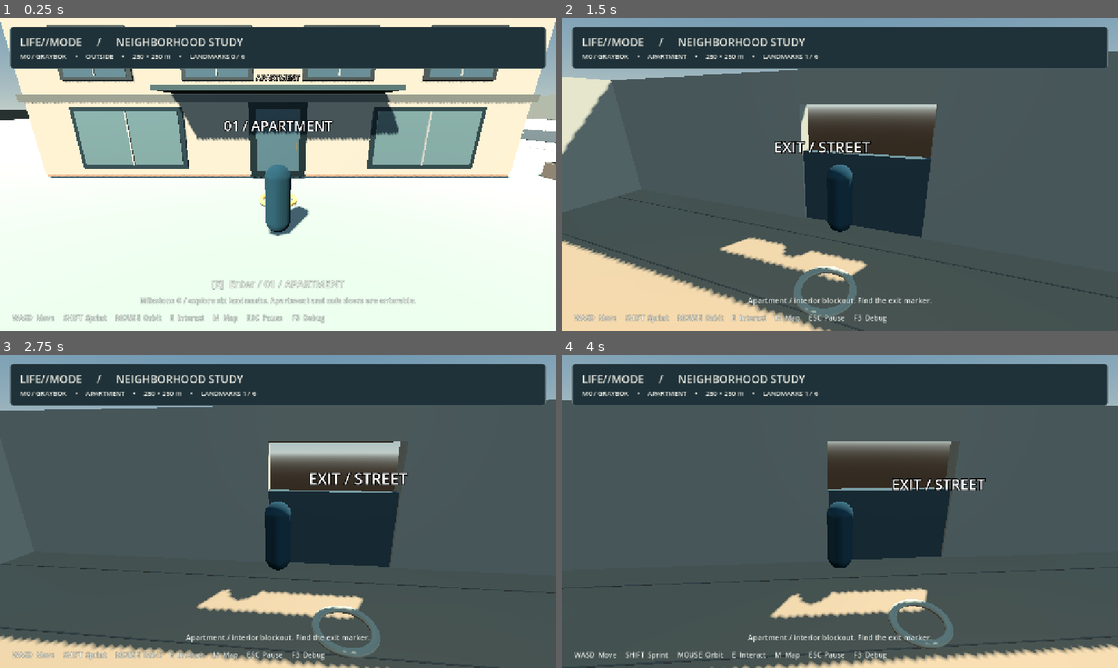
Above: before the commit, frames 1-4 (two rows, left to right).
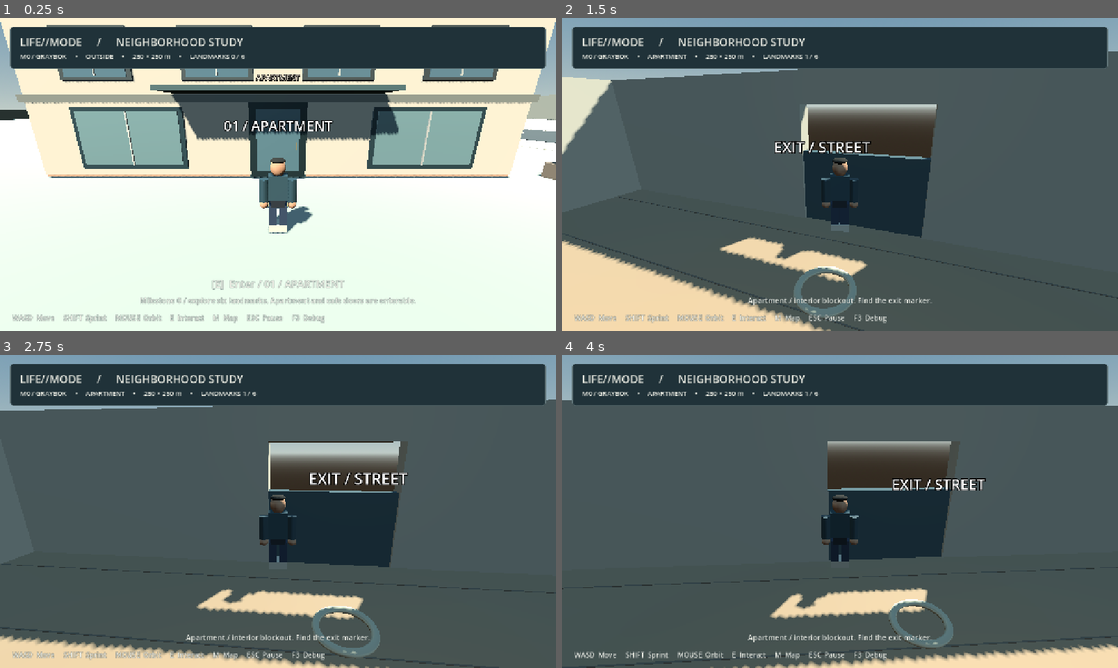
Above: after the commit, the same moments.

Repository: GarciJac000/Life-Simultor-
Game: Godot game, scene res://scenes/boot.tscn
The game is run twice, just before and just after one commit, with the same random seed, the same clock (stepped at 60 frames per second) and the same inputs.
Inputs (mouse positions are in pixels of both pictures, inside the frame that each line leads up to):
- Up to frame 1 (0.25 s): no input
- Up to frame 2 (1.5 s): tap Enter at 0.5 s; move the mouse to (867, 174) at 0.52 s; hold E (interact) 0.53-1.28 s; hold W (move_forward) from 0.53 s (still down); move the mouse to (812, 174) at 1.27 s; tap Shift (sprint) at 1.35 s
- Up to frame 3 (2.75 s): keep holding W (move_forward); move the mouse to (289, 505) at 2.02 s; hold E (interact) from 2.03 s (still down)
- Up to frame 4 (4 s): keep holding W (move_forward); tap Space at 2.75 s; move the mouse to (834, 517) at 2.77 s; release E (interact) at 2.78 s; tap Shift (sprint) at 2.85 s; tap Enter at 3.5 s; move the mouse to (878, 514) at 3.52 s; hold E (interact) from 3.53 s (still down)

The runs differ from the first frame. In frame 1, 1.0% of the frame differs, in the area x 46-57%, y 44-70%; in frame 2, 0.4%; in frame 3, 0.6%; in frame 4, 0.5%.

Commit message:
Apply semi-realistic visual polish to player_controller.gd

Diff:
--- a/life-mode/scripts/actors/player_controller.gd
+++ b/life-mode/scripts/actors/player_controller.gd
@@ -15,6 +15,7 @@
 
 func _ready() -> void:
  arm.add_excluded_object(get_rid())
+ VisualPolish.decorate_avatar(visual)
  Input.mouse_mode = Input.MOUSE_MODE_CAPTURED
 
 func _unhandled_input(event: InputEvent) -> void:
